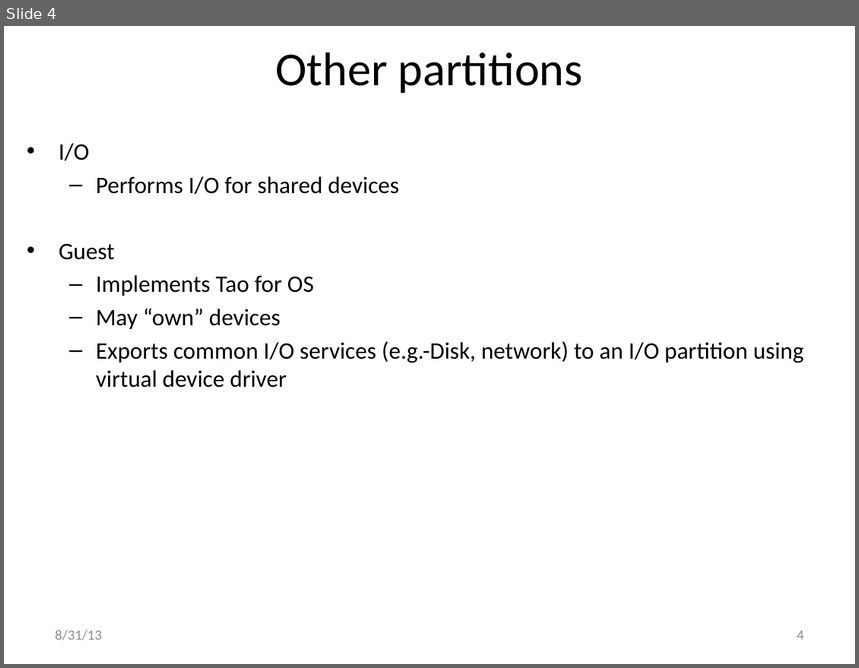
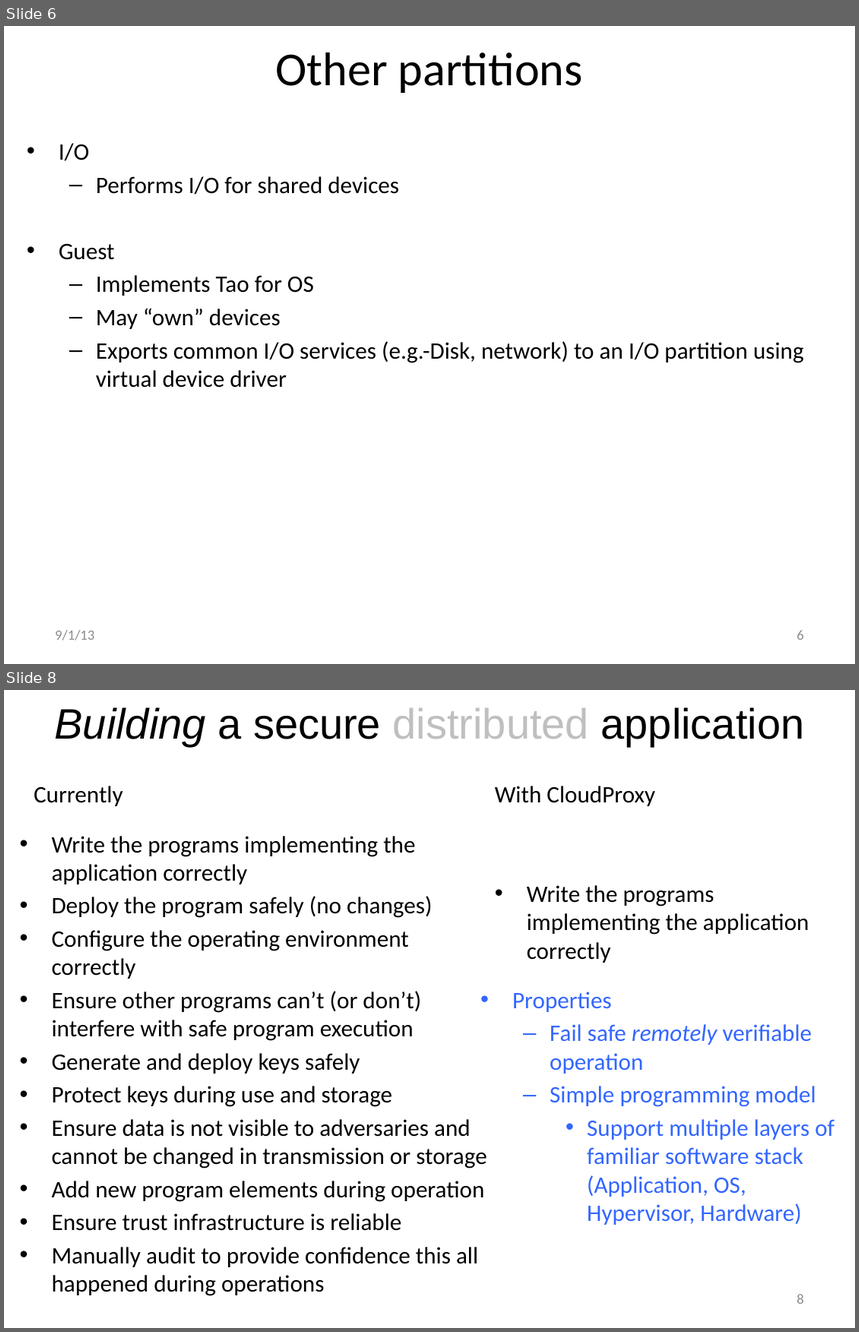
Before and after one commit to jlmucb/cloudproxy, a slide deck: Doc/Hypervisor.pptx. Shown one above the other, each under a label of ours: slide 4 before the commit, slides 6 and 8 after it; the slides between them are not shown. The pictures are 859x668 and 859x1332 pixels, drawn with LibreOffice and Linux fonts; fonts in the diff are those of the drawing. Boxes give left, top, right and bottom in pixels: in the first picture for what was removed or moved away, otherwise in the second. Text is boxed around its words. In the diff, an @@ line names an element or a change of style, - is before the commit and + after.

```diff
--- a/Doc/Hypervisor.pptx
+++ b/Doc/Hypervisor.pptx
@@ slide 8 added at (4, 690, 855, 1328), background #FFFFFF @@
@@ title added at (55, 707, 805, 746), 36 pt, text #000000 @@
+Building a secure distributed application
@@ text added at (34, 786, 123, 806), 20 pt, text #000000 @@
+Currently
@@ text added at (495, 786, 655, 806), 20 pt, text #000000 @@
+With CloudProxy
@@ text added at (52, 836, 487, 1296), 20 pt, text #000000 @@
+• Write the programs implementing the application correctly
+• Deploy the program safely (no changes)
+• Configure the operating environment correctly
+• Ensure other programs can’t (or don’t) interfere with safe program execution
+• Generate and deploy keys safely
+• Protect keys during use and storage
+• Ensure data is not visible to adversaries and cannot be changed in transmission or storage
+• Add new program elements during operation
+• Ensure trust infrastructure is reliable
+• Manually audit to provide confidence this all happened during operations
@@ text added at (527, 885, 810, 963), 20 pt, text #000000 @@
+• Write the programs implementing the application correctly
@@ text added at (512, 992, 835, 1225), 20 pt, text #3366FF @@
+• Properties
+  – Fail safe remotely verifiable operation
+  – Simple programming model
+    • Support multiple layers of familiar software stack (Application, OS, Hypervisor, Hardware)
@@ page number added at (797, 1294, 804, 1304), 12 pt, text #8C8C8C @@
+8
@@ what was slide 4 is now slide 6 @@
@@ slide 6 changed as well @@
@@ text at (55, 630, 94, 641): text changed @@
-8/31/13
+9/1/13
@@ page number at (797, 630, 804, 640): text changed @@
-4
+6
```
Also in this commit, not shown: 3 other slides changed, 9 other slides added, 4 other files.
